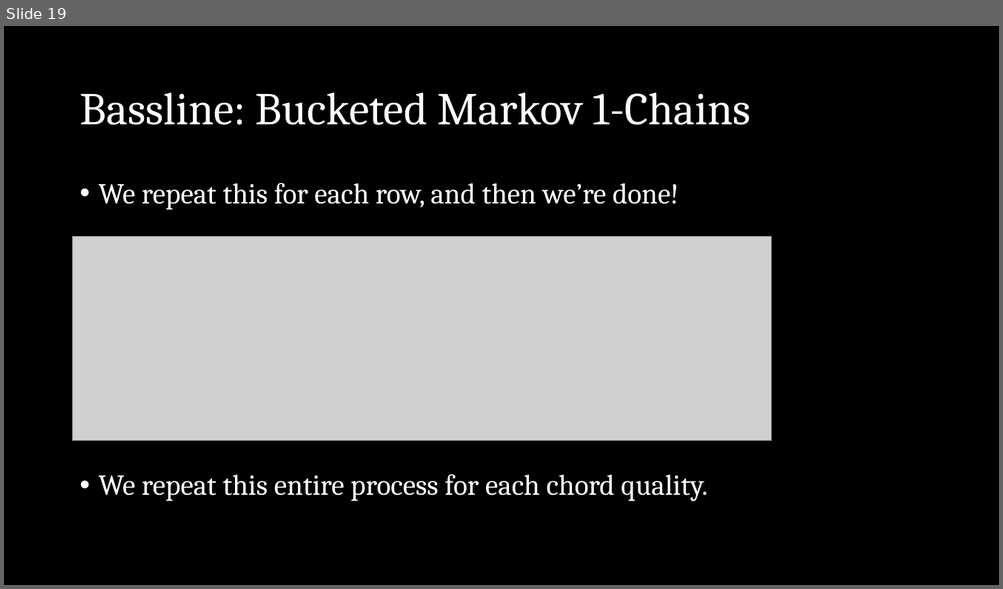
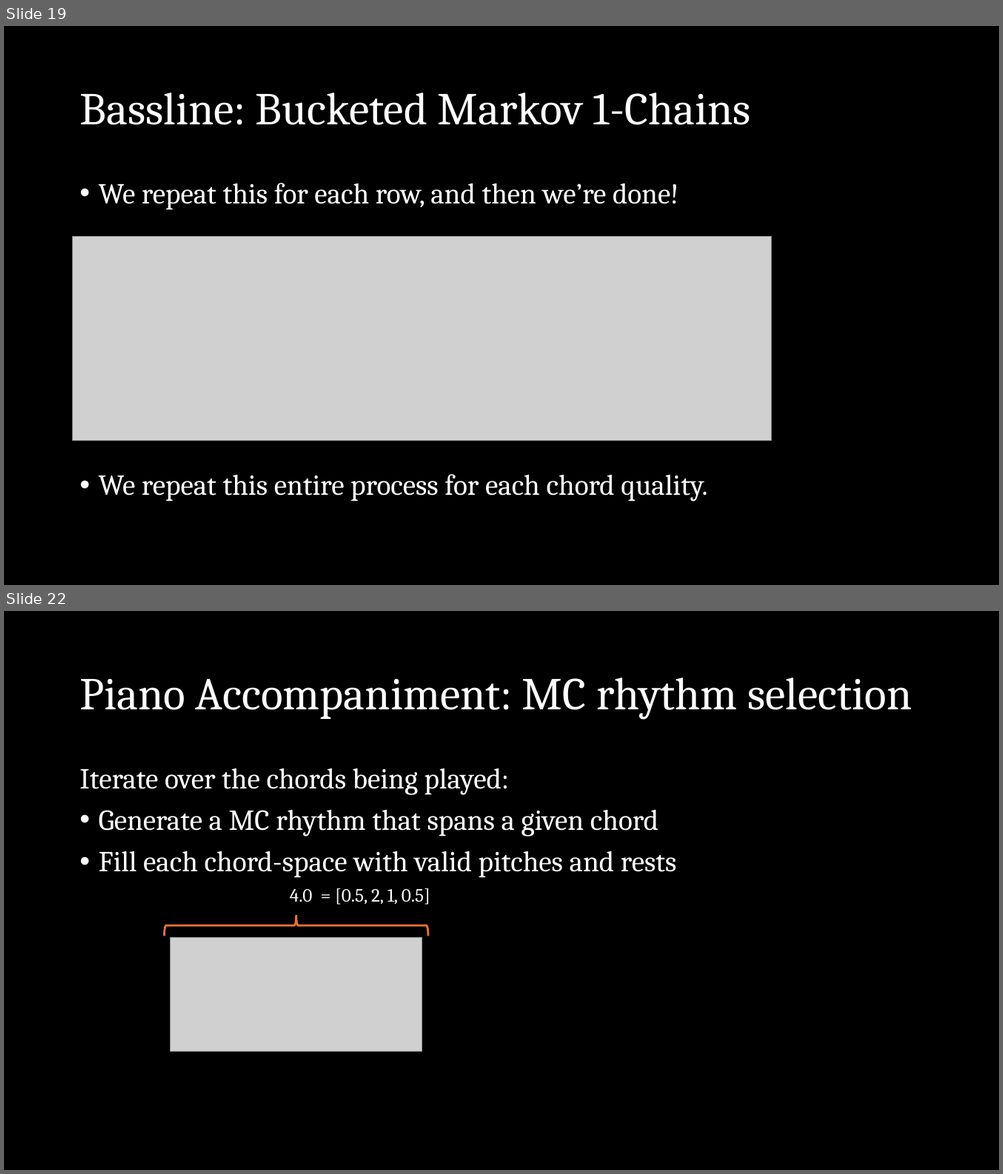
Before and after one commit to esharo02/150Final, a slide deck: CS150 final presentation.pptx. Shown one above the other, each under a label of ours: slide 19 before the commit, slides 19 and 22 after it; the slides between them are not shown. The pictures are 1003x589 and 1003x1174 pixels, drawn with LibreOffice and Linux fonts; fonts in the diff are those of the drawing; grey boxes stand for pictures. Boxes give left, top, right and bottom in pixels: in the first picture for what was removed or moved away, otherwise in the second. Text is boxed around its words. In the diff, an @@ line names an element or a change of style, - is before the commit and + after.

```diff
--- a/CS150 final presentation.pptx
+++ b/CS150 final presentation.pptx
@@ slide 22 added at bbox=[4, 611, 999, 1170], background #000000 @@
@@ title added at bbox=[79, 678, 912, 720], 44 pt, text #FFFFFF @@
+Piano Accompaniment: MC rhythm selection
@@ text added at bbox=[79, 768, 677, 878], 28 pt, text #FFFFFF @@
+Iterate over the chords being played:
+• Generate a MC rhythm that spans a given chord
+• Fill each chord-space with valid pitches and rests
@@ text added at bbox=[290, 889, 430, 905], 18 pt, text #FFFFFF @@
+4.0 = [0.5, 2, 1, 0.5]
@@ right brace added at bbox=[164, 915, 428, 937], outline #E97132 2 pt @@
@@ picture added at bbox=[170, 938, 423, 1052] @@
```
Also in this commit, not shown: 1 slide changed, 4 other slides added, 6 other files.
